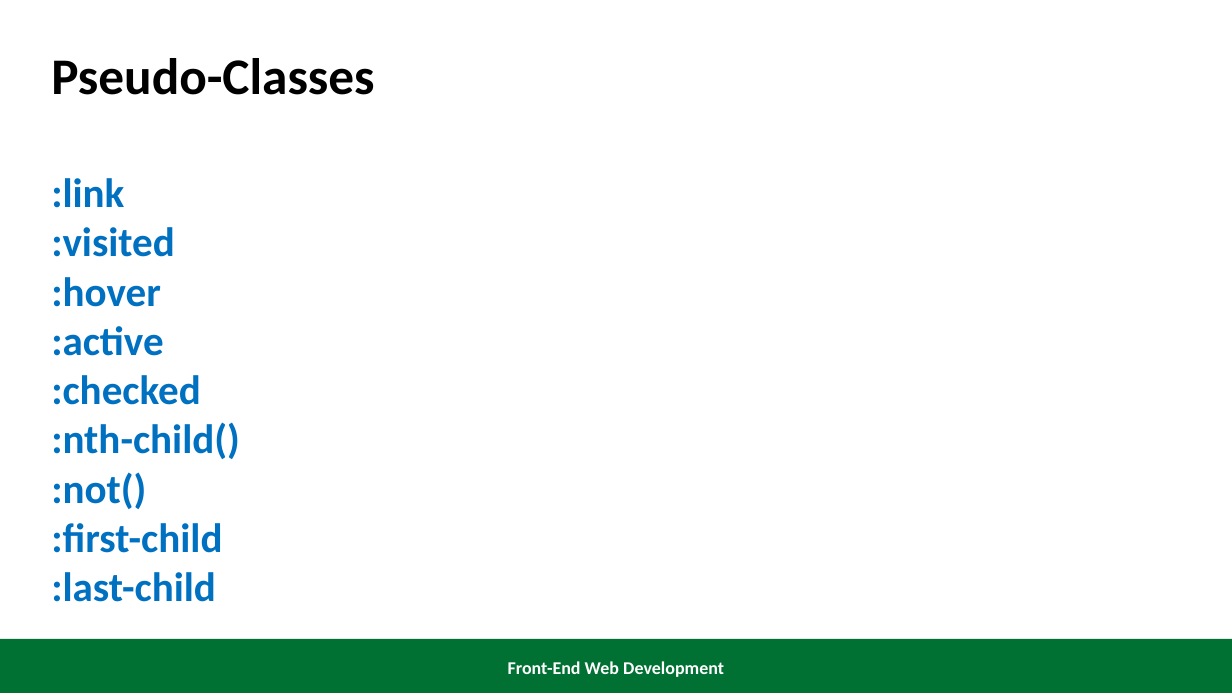
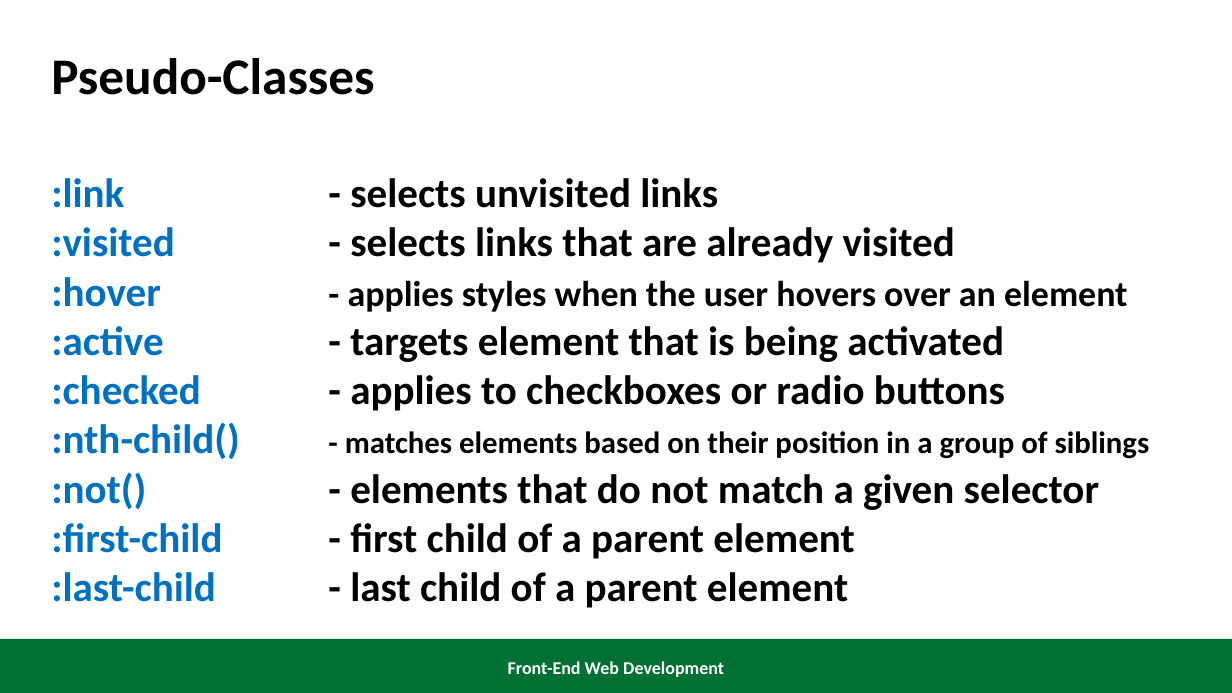
Before and after one commit to renatomaaliw3/public_files, a slide deck: slide 3 of 01. Front-End Web/01. Presentations/PPT/05. Pseudo-Classes.pptx (slide 2 before the commit). Drawn at 1232x693 pixels with LibreOffice and Linux fonts; fonts in the diff are those of the drawing. Boxes give left, top, right and bottom in pixels: in the first picture for what was removed or moved away, otherwise in the second. Text is boxed around its words. In the diff, an @@ line names an element or a change of style, - is before the commit and + after.

```diff
--- a/01. Front-End Web/01. Presentations/PPT/05. Pseudo-Classes.pptx
+++ b/01. Front-End Web/01. Presentations/PPT/05. Pseudo-Classes.pptx
@@ text at [51, 178, 1150, 608]: text changed; text colour #0070C0 to #000000 @@
-:link
-:visited
-:hover
-:active
-:checked
-:nth-child()
-:not()
-:first-child
-:last-child
+:link - selects unvisited links
+:visited - selects links that are already visited
+:hover - applies styles when the user hovers over an element
+:active - targets element that is being activated
+:checked - applies to checkboxes or radio buttons
+:nth-child() - matches elements based on their position in a group of siblings
+:not() - elements that do not match a given selector
+:first-child - first child of a parent element
+:last-child - last child of a parent element
```
Also in this commit, not shown: 1 slide added, 3 other files.
